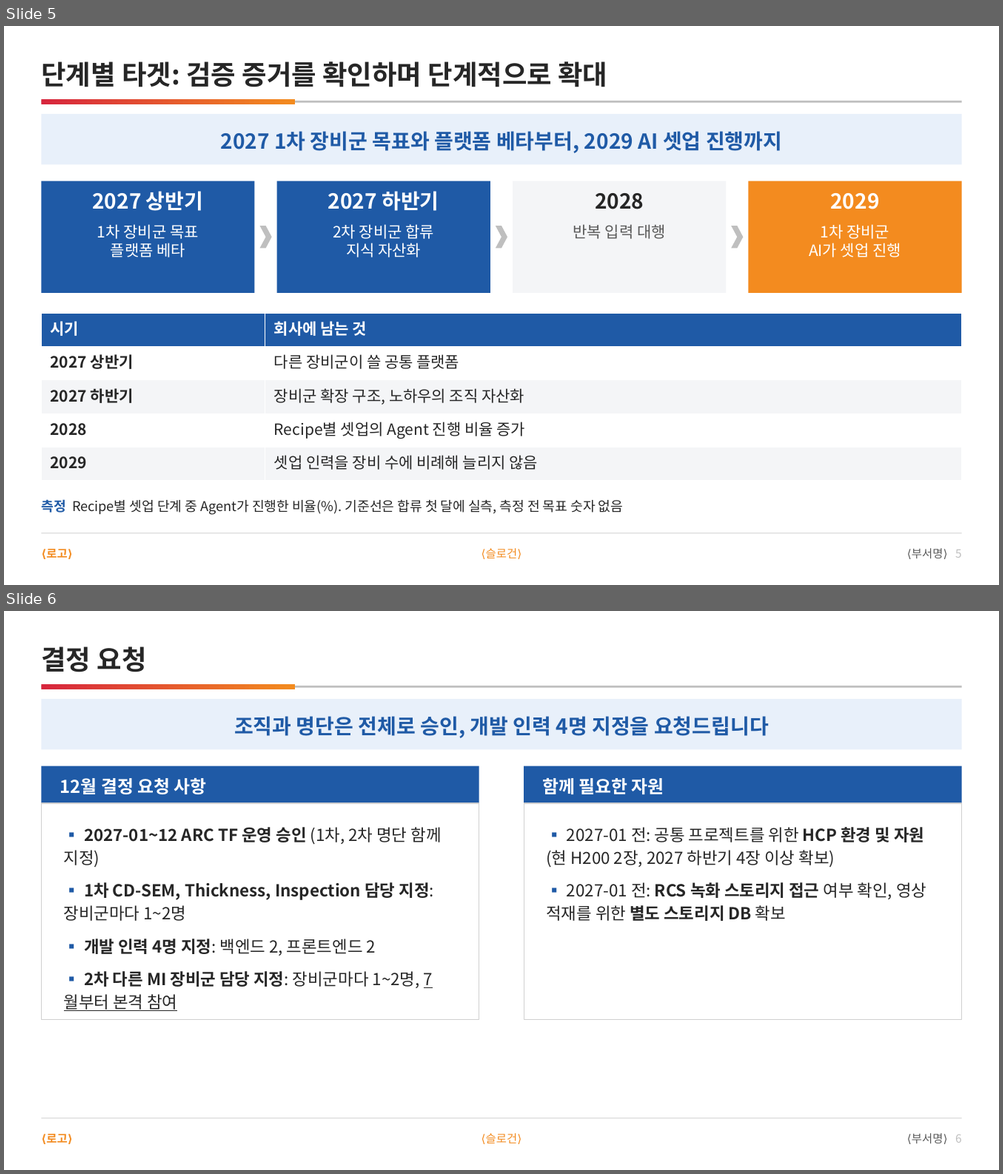
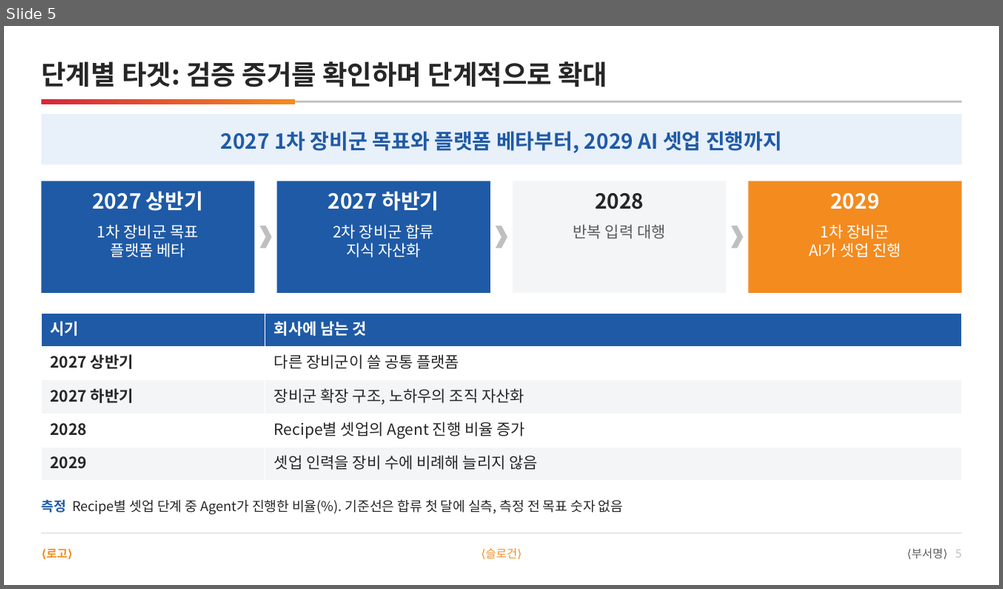
Before and after one commit to DarrenKoi/pm_notes, a slide deck: my-task/arc-tf/deliverables/arc-tf-exec-summary.pptx. Shown one above the other, each under a label of ours: slides 5 and 6 before the commit, slide 5 after it. The pictures are 1003x1174 and 1003x589 pixels, drawn with LibreOffice and Linux fonts; fonts in the diff are those of the drawing. Boxes give left, top, right and bottom in pixels: in the first picture for what was removed or moved away, otherwise in the second. Text is boxed around its words. In the diff, an @@ line names an element or a change of style, - is before the commit and + after.

```diff
--- a/my-task/arc-tf/deliverables/arc-tf-exec-summary.pptx
+++ b/my-task/arc-tf/deliverables/arc-tf-exec-summary.pptx
@@ slide 6 removed at (4, 611, 999, 1170), background #FFFFFF @@
@@ text removed at (41, 647, 147, 672) @@
-결정 요청
@@ rectangle removed at (41, 686, 962, 688) @@
@@ rectangle removed at (41, 684, 295, 689) @@
@@ rectangle removed at (41, 699, 962, 750) @@
@@ text removed at (234, 716, 768, 738) @@
-조직과 명단은 전체로 승인, 개발 인력 4명 지정을 요청드립니다
@@ rectangle removed at (41, 766, 479, 803) @@
@@ text removed at (60, 778, 207, 795) @@
-12월 결정 요청 사항
@@ rectangle removed at (524, 766, 962, 803) @@
@@ text removed at (542, 778, 664, 795) @@
-함께 필요한 자원
@@ rectangle removed at (41, 803, 479, 1020) @@
@@ rectangle removed at (524, 803, 962, 1020) @@
@@ text removed at (64, 827, 441, 1011) @@
-▪ 2027-01~12 ARC TF 운영 승인 (1차, 2차 명단 함께 지정)
-▪ 1차 CD-SEM, Thickness, Inspection 담당 지정: 장비군마다 1~2명
-▪ 개발 인력 4명 지정: 백엔드 2, 프론트엔드 2
-▪ 2차 다른 MI 장비군 담당 지정: 장비군마다 1~2명, 7월부터 본격 참여
@@ text removed at (546, 827, 926, 921) @@
-▪ 2027-01 전: 공통 프로젝트를 위한 HCP 환경 및 자원 (현 H200 2장, 2027 하반기 4장 이상 확보)
-▪ 2027-01 전: RCS 녹화 스토리지 접근 여부 확인, 영상 적재를 위한 별도 스토리지 DB 확보
@@ rectangle removed at (41, 1119, 962, 1119) @@
@@ text removed at (46, 1134, 67, 1143) @@
-⟨로고⟩
@@ text removed at (486, 1133, 518, 1144) @@
-⟨슬로건⟩
@@ text removed at (911, 1133, 962, 1144) @@
-⟨부서명⟩ 6
```
Also in this commit, not shown: 11 other files.
